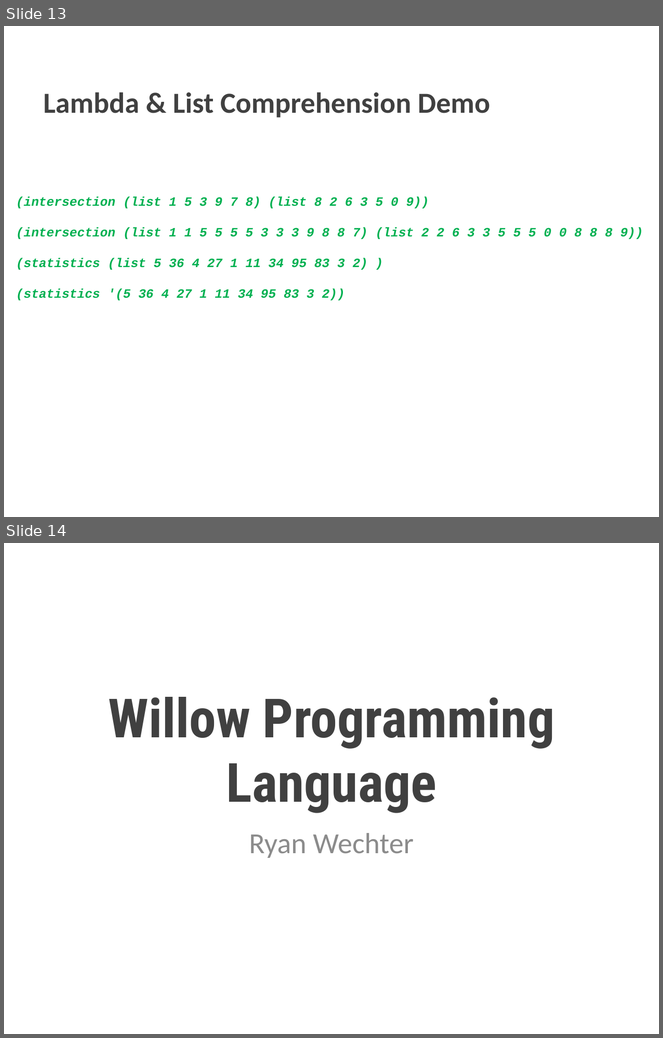
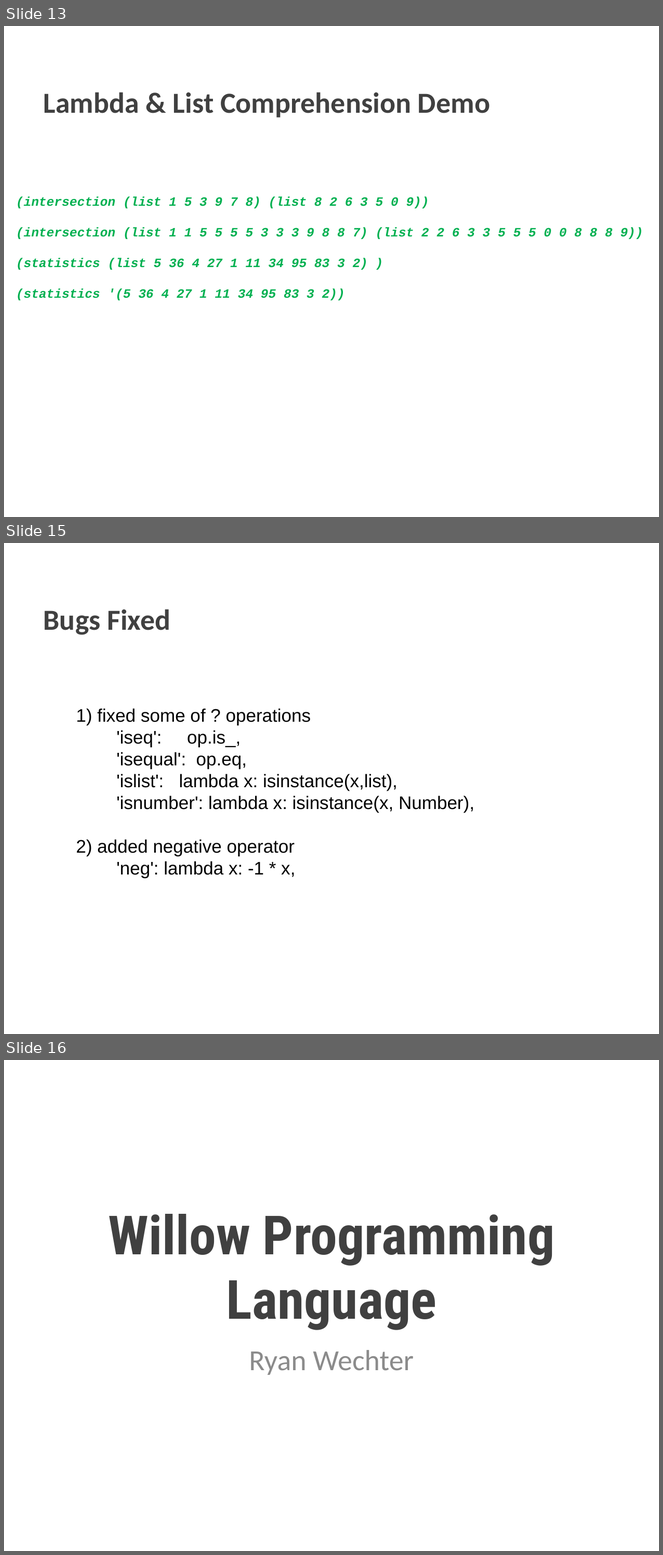
Before and after one commit to jht585/PLFinal, a slide deck: PLFinal.pptx. Shown one above the other, each under a label of ours: slides 13 and 14 before the commit, slides 13, 15 and 16 after it; the slides between them are not shown. The pictures are 663x1038 and 663x1555 pixels, drawn with LibreOffice and Linux fonts; fonts in the diff are those of the drawing; background and template pictures are left out. Boxes give left, top, right and bottom in pixels: in the first picture for what was removed or moved away, otherwise in the second. Text is boxed around its words. In the diff, an @@ line names an element or a change of style, - is before the commit and + after.

Commit message:
added bug fix to pptx

```diff
--- a/PLFinal.pptx
+++ b/PLFinal.pptx
@@ slide 15 added at [4, 543, 659, 1034], background picture (left out) @@
@@ text added at [44, 609, 171, 635], 32 pt, text #404040, bold @@
+Bugs Fixed
@@ text added at [76, 708, 475, 878], 20 pt, text #000000 @@
+1) fixed some of ? operations
+'iseq': op.is_,
+'isequal': op.eq,
+'islist': lambda x: isinstance(x,list),
+'isnumber': lambda x: isinstance(x, Number),
+2) added negative operator
+'neg': lambda x: -1 * x,
@@ what was slide 14 is now slide 16 @@
```
Also in this commit, not shown: 1 other slide added.
